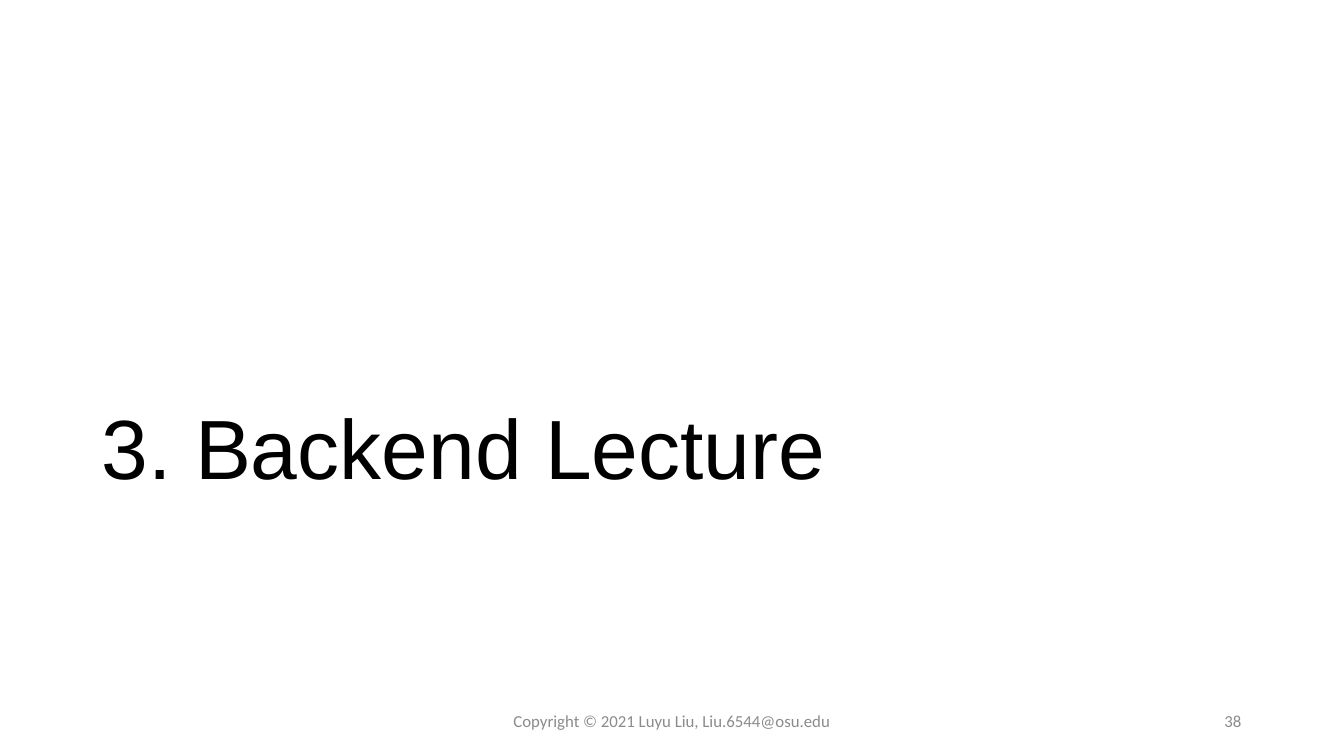
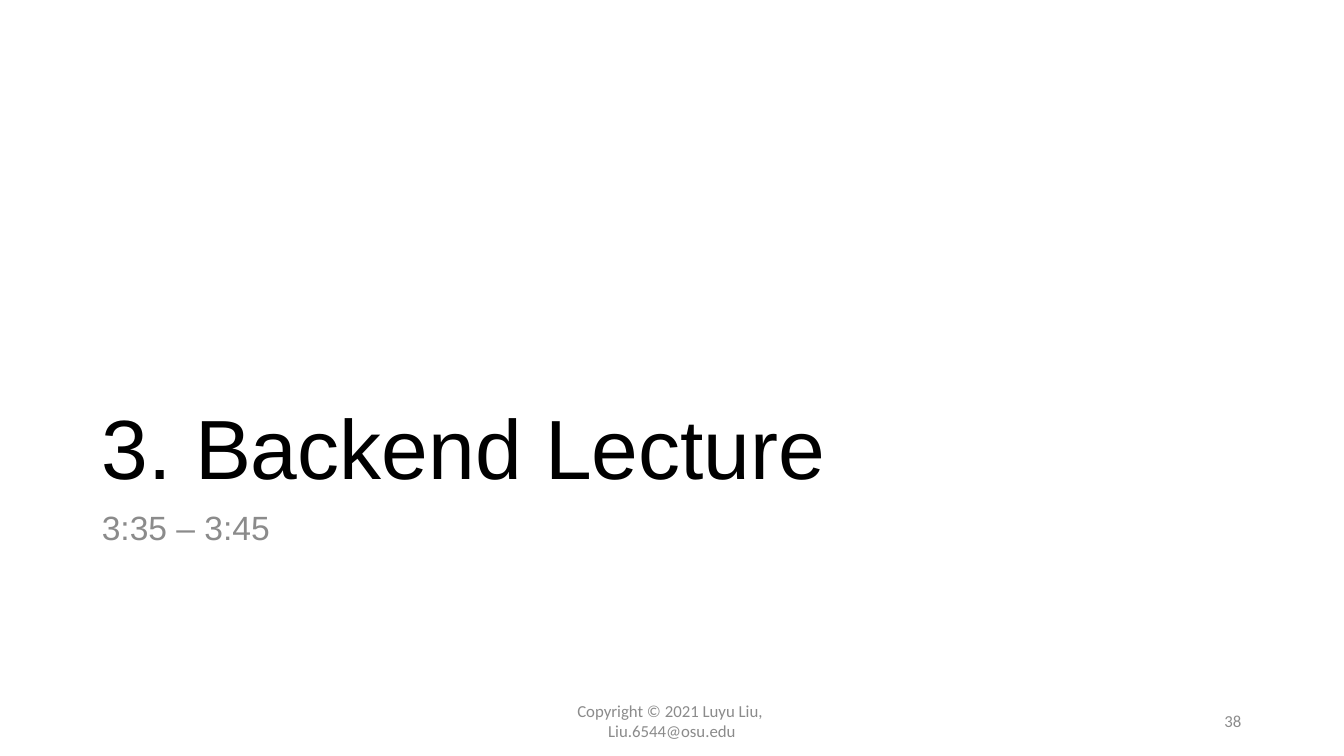
Before and after one commit to xiaohuiliugis/UCGIS-Fullstack-Geovisualization-Workshop, a slide deck: slide 38 of doc/presentation.pptx. Drawn at 1344x756 pixels with LibreOffice and Linux fonts; fonts in the diff are those of the drawing. Boxes give left, top, right and bottom in pixels: in the first picture for what was removed or moved away, otherwise in the second. Text is boxed around its words. In the diff, an @@ line names an element or a change of style, - is before the commit and + after.

```diff
--- a/doc/presentation.pptx
+++ b/doc/presentation.pptx
@@ text added at [102, 516, 269, 540], 24 pt, text #8C8C8C @@
+3:35 – 3:45
@@ text at [577, 705, 763, 739]: text changed @@
-Copyright © 2021 Luyu Liu, Liu.6544@osu.edu
+Copyright © 2021 Luyu Liu,
+Liu.6544@osu.edu
```
Also in this commit, not shown: 17 other slides changed.
